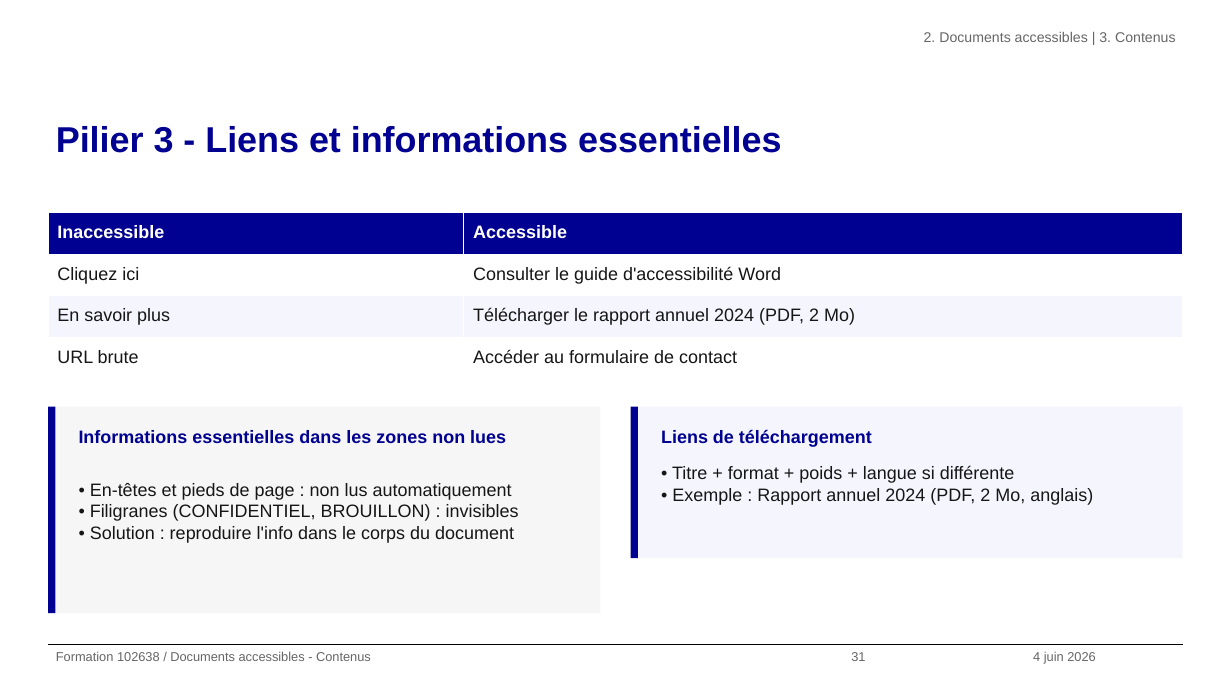
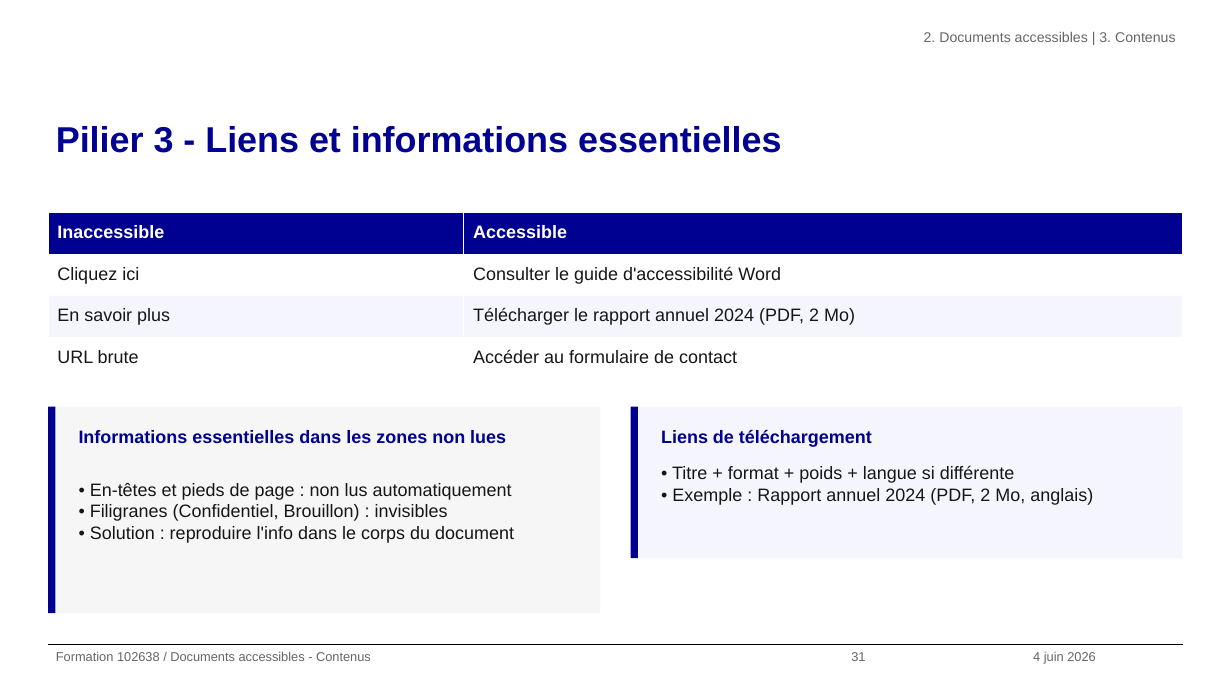
Before and after one commit to alexandra-guiderdoni/usine-fabrication-igpde-102846-ay11, a slide deck: slide 31 of formation-102638-juin-2026.pptx. Drawn at 1232x693 pixels with LibreOffice and Linux fonts; fonts in the diff are those of the drawing; background and template pictures are left out. Boxes give left, top, right and bottom in pixels: in the first picture for what was removed or moved away, otherwise in the second. Text is boxed around its words. In the diff, an @@ line names an element or a change of style, - is before the commit and + after.

```diff
--- a/formation-102638-juin-2026.pptx
+++ b/formation-102638-juin-2026.pptx
@@ text at [90,504,448,521]: text changed @@
-• Filigranes (CONFIDENTIEL, BROUILLON) : invisibles
+• Filigranes (Confidentiel, Brouillon) : invisibles
```
Also in this commit, not shown: 1 other slide changed, 9 other files.
